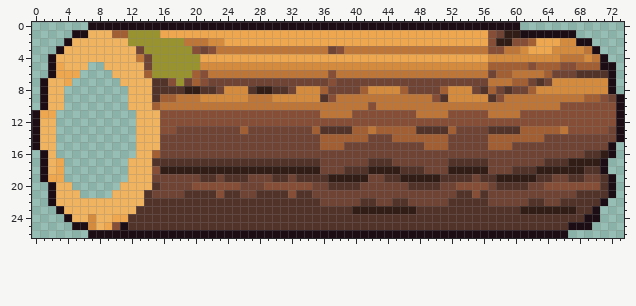
Pixel-art file: art/source/park_hollowlog/park_hollowlog_front.aseprite. That is the earlier state.
74x27 pixels, 1 frame.
After:
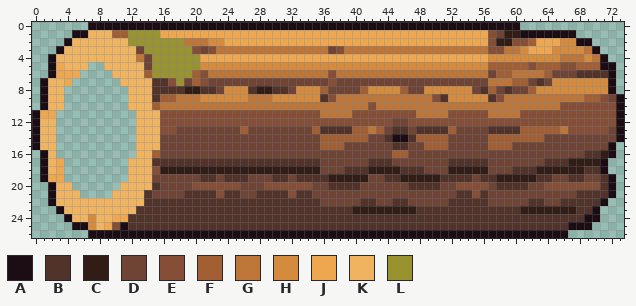
Palette (. is transparent): A #1c0c13  B #52332a  C #321d16  D #6f4435  E #864e36  F #a15f33  G #be7638  H #d58b3d  J #eea74f  K #f0b35f  L #99932f
What changed:
Changed rows in their new state; - is an unchanged pixel.
first column x 49:
 8 HHH
first column x 44:
12 -DD-
13 DBBD
14 BAAB
15 -BB-
16 -FF-
